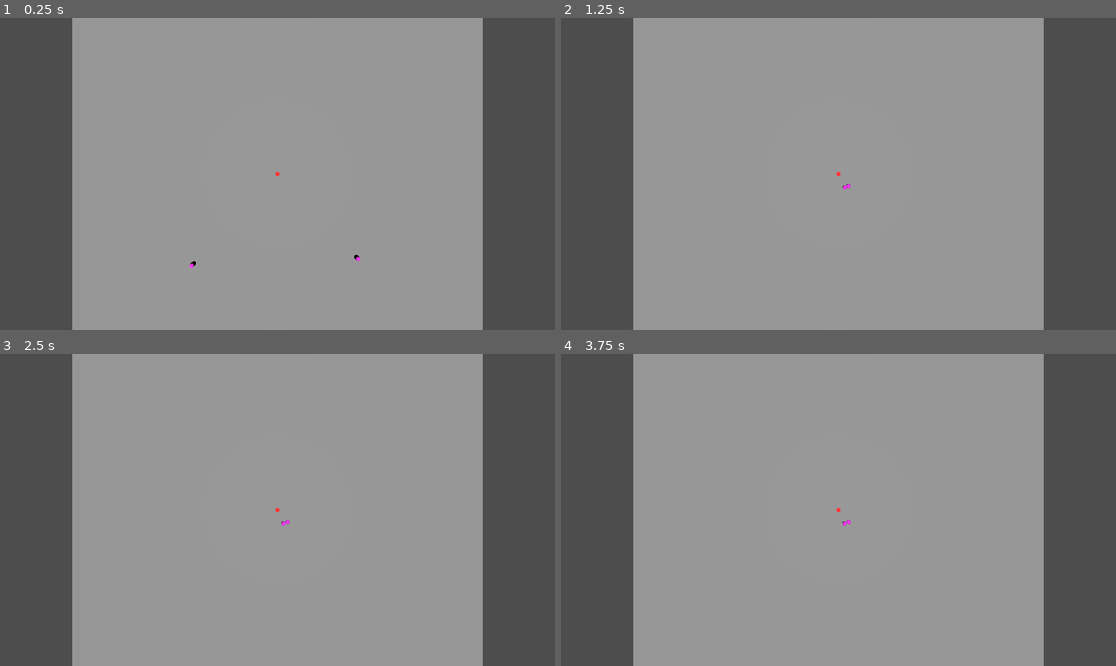
Above: before the commit, frames 1-4 (two rows, left to right).
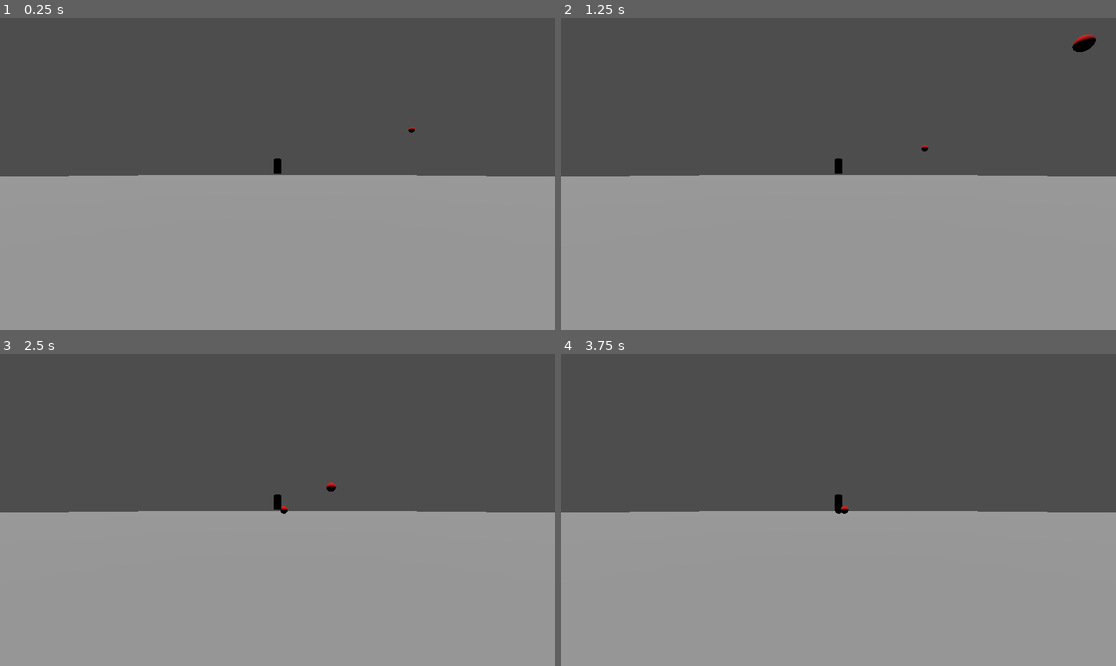
Above: after the commit, the same moments.

Repository: sarisman84/BrackeysGJ2024.2
Game: Godot game, scene res://Level/test.tscn
Two runs of this game, one before a commit and one after it. Both use one fixed random seed, a clock stepped at 60 frames per second and the inputs below. The project has no main scene, so this scene is started directly.
Inputs (mouse positions are in pixels of both pictures, inside the frame that each line leads up to):
- Up to frame 1 (0.25 s): no input
- Up to frame 2 (1.25 s): move the mouse to (960, 158) at 0.52 s; hold D (move_right) from 0.53 s (still down); tap Space (jump) at 0.77 s
- Up to frame 3 (2.5 s): move the mouse to (166, 525) at 1.27 s; release D (move_right) at 1.28 s; hold S (move_backward) 1.28-2.03 s; tap Space (jump) at 1.52 s; move the mouse to (333, 441) at 2.02 s; hold D (move_right) from 2.03 s (still down)
- Up to frame 4 (3.75 s): move the mouse to (810, 572) at 2.77 s; release D (move_right) at 2.78 s; hold W (move_forward) 2.78-3.53 s; tap Space (jump) at 3.02 s; tap Enter at 3.5 s; move the mouse to (1005, 556) at 3.52 s; hold A (move_left) from 3.53 s (still down)

The runs differ from the first frame. In frame 1, 50% of the frame differs, in the area x 0-100%, y 0-100%; in frame 2, 50%; in frame 3, 50%; in frame 4, 50%.
Error after the commit: Parse Error: Identifier "delta" not declared in the current scope. (res://Enemies/Scripts/basic_enemy.gd:14)

Commit message:
Flying enemies

Diff:
--- a/Enemies/Scenes/enemy.tscn
+++ b/Enemies/Scenes/basic_enemy.tscn
@@ -4,12 +4,15 @@
 
 [sub_resource type="CapsuleShape3D" id="CapsuleShape3D_t180b"]
 
+[sub_resource type="StandardMaterial3D" id="StandardMaterial3D_7ea1m"]
+albedo_color = Color(1, 0, 1, 1)
+
 [sub_resource type="CapsuleMesh" id="CapsuleMesh_g6tmt"]
+material = SubResource("StandardMaterial3D_7ea1m")
 
-[sub_resource type="StandardMaterial3D" id="StandardMaterial3D_2ighi"]
-albedo_color = Color(1, 0.211765, 1, 1)
-
-[node name="enemy" type="CharacterBody3D"]
+[node name="basic_enemy" type="CharacterBody3D"]
+collision_layer = 2
+collision_mask = 7
 script = ExtResource("1_1th7j")
 
 [node name="CollisionShape3D" type="CollisionShape3D" parent="."]
@@ -17,4 +20,3 @@
 
 [node name="MeshInstance3D" type="MeshInstance3D" parent="."]
 mesh = SubResource("CapsuleMesh_g6tmt")
-surface_material_override/0 = SubResource("StandardMaterial3D_2ighi")
--- /dev/null
+++ b/Enemies/Scenes/flying_enemy.tscn
@@ -0,0 +1,24 @@
+[gd_scene load_steps=5 format=3 uid="uid://dbhpk13ktqxn5"]
+
+[ext_resource type="Script" path="res://Enemies/Scripts/flying_enemy.gd" id="1_7tov3"]
+
+[sub_resource type="CapsuleShape3D" id="CapsuleShape3D_2aftr"]
+height = 1.0
+
+[sub_resource type="StandardMaterial3D" id="StandardMaterial3D_wyuax"]
+albedo_color = Color(1, 0, 0, 1)
+
+[sub_resource type="CapsuleMesh" id="CapsuleMesh_k1ryd"]
+material = SubResource("StandardMaterial3D_wyuax")
+height = 1.0
+
+[node name="flying_enemy" type="CharacterBody3D"]
+collision_layer = 2
+collision_mask = 7
+script = ExtResource("1_7tov3")
+
+[node name="CollisionShape3D" type="CollisionShape3D" parent="."]
+shape = SubResource("CapsuleShape3D_2aftr")
+
+[node name="MeshInstance3D" type="MeshInstance3D" parent="."]
+mesh = SubResource("CapsuleMesh_k1ryd")
--- a/Enemies/Scripts/basic_enemy.gd
+++ b/Enemies/Scripts/basic_enemy.gd
@@ -1,9 +1,9 @@
 extends CharacterBody3D
 
-@export var m_speed : int = 40
+@export var m_speed : int = 10
 var m_gravity = ProjectSettings.get_setting("physics/3d/default_gravity")
 
-func _physics_process(delta: float) -> void:
+func _physics_process(_delta: float) -> void:
 	var m_position_diff = Global.player_coords - position
 	m_position_diff.y = 0
 	m_position_diff = m_position_diff.normalized() * m_speed
--- /dev/null
+++ b/Enemies/Scripts/flying_enemy.gd
@@ -0,0 +1,10 @@
+extends CharacterBody3D
+
+@export var m_speed : int = 12
+
+func _physics_process(_delta: float) -> void:
+	var m_position_diff = Global.player_coords - position
+	m_position_diff = m_position_diff.normalized() * m_speed
+	velocity = m_position_diff
+
+	move_and_slide()
--- a/Global/global.gd
+++ b/Global/global.gd
@@ -1,3 +1,3 @@
 extends Node
 
-var player_coords : Vector3 = Vector3.ZERO + Vector3(2,1,3)
+var player_coords : Vector3 = Vector3.ZERO
--- a/Level/test.tscn
+++ b/Level/test.tscn
@@ -1,6 +1,7 @@
-[gd_scene load_steps=4 format=3 uid="uid://cb80tiwqe8hpc"]
+[gd_scene load_steps=5 format=3 uid="uid://cb80tiwqe8hpc"]
 
-[ext_resource type="PackedScene" uid="uid://dxcxm2wvtq7fp" path="res://Enemies/Scenes/enemy.tscn" id="1_p65gp"]
+[ext_resource type="PackedScene" uid="uid://dxcxm2wvtq7fp" path="res://Enemies/Scenes/basic_enemy.tscn" id="1_p65gp"]
+[ext_resource type="PackedScene" uid="uid://dbhpk13ktqxn5" path="res://Enemies/Scenes/flying_enemy.tscn" id="2_8wkjo"]
 
 [sub_resource type="StandardMaterial3D" id="StandardMaterial3D_fdtes"]
 albedo_color = Color(1, 0.184314, 0.180392, 1)
@@ -12,23 +13,32 @@
 
 [node name="floor" type="CSGBox3D" parent="."]
 use_collision = true
+collision_mask = 0
 size = Vector3(100, 1, 100)
 
 [node name="temp_origin" type="MeshInstance3D" parent="."]
 transform = Transform3D(1, 0, 0, 0, 1, 0, 0, 0, 1, 0, 2, 0)
 mesh = SubResource("CylinderMesh_0tss1")
 
-[node name="enemy" parent="." instance=ExtResource("1_p65gp")]
+[node name="camera_pivot" type="Node3D" parent="."]
+transform = Transform3D(1, 0, 0, 0, -5.96046e-08, -1, 0, 1, -5.96046e-08, 0, 1, 0)
+
+[node name="camera" type="Camera3D" parent="camera_pivot"]
+transform = Transform3D(1, 0, 0, 0, -4.37114e-08, 1, 0, -1, -4.37114e-08, 0, 27, -4.02332e-07)
+
+[node name="enemies" type="Node3D" parent="."]
+
+[node name="enemy" parent="enemies" instance=ExtResource("1_p65gp")]
 transform = Transform3D(1, 0, 0, 0, 1, 0, 0, 0, 1, -27, 4, 27)
 
-[node name="enemy2" parent="." instance=ExtResource("1_p65gp")]
+[node name="enemy2" parent="enemies" instance=ExtResource("1_p65gp")]
 transform = Transform3D(1, 0, 0, 0, 1, 0, 0, 0, 1, 26, 2, 27)
 
-[node name="pivot" type="Node3D" parent="."]
-transform = Transform3D(1, 0, 0, 0, 1, -1.49012e-08, 0, 1.49012e-08, 1, 0, 0, 0)
+[node name="flying_enemy" parent="enemies" instance=ExtResource("2_8wkjo")]
+transform = Transform3D(1, 0, 0, 0, 1, 0, 0, 0, 1, 27, 10, -11)
 
-[node name="camera" type="Camera3D" parent="pivot"]
-transform = Transform3D(1, 0, 0, 0, -1.63913e-07, 1, 0, -1, -1.63913e-07, 0, 50, 0)
+[node name="flying_enemy2" parent="enemies" instance=ExtResource("2_8wkjo")]
+transform = Transform3D(1, 0, 0, 0, 1, 0, 0, 0, 1, 27, 16, 22)
 
 [node name="DirectionalLight3D" type="DirectionalLight3D" parent="."]
 transform = Transform3D(1, 0, 0, 0, -4.37114e-08, 1, 0, -1, -4.37114e-08, 0, 45, 0)
--- a/project.godot
+++ b/project.godot
@@ -61,6 +61,12 @@
 ]
 }
 
+[layer_names]
+
+3d_physics/layer_1="World"
+3d_physics/layer_2="Enemies"
+3d_physics/layer_3="Player"
+
 [rendering]
 
 renderer/rendering_method="gl_compatibility"
